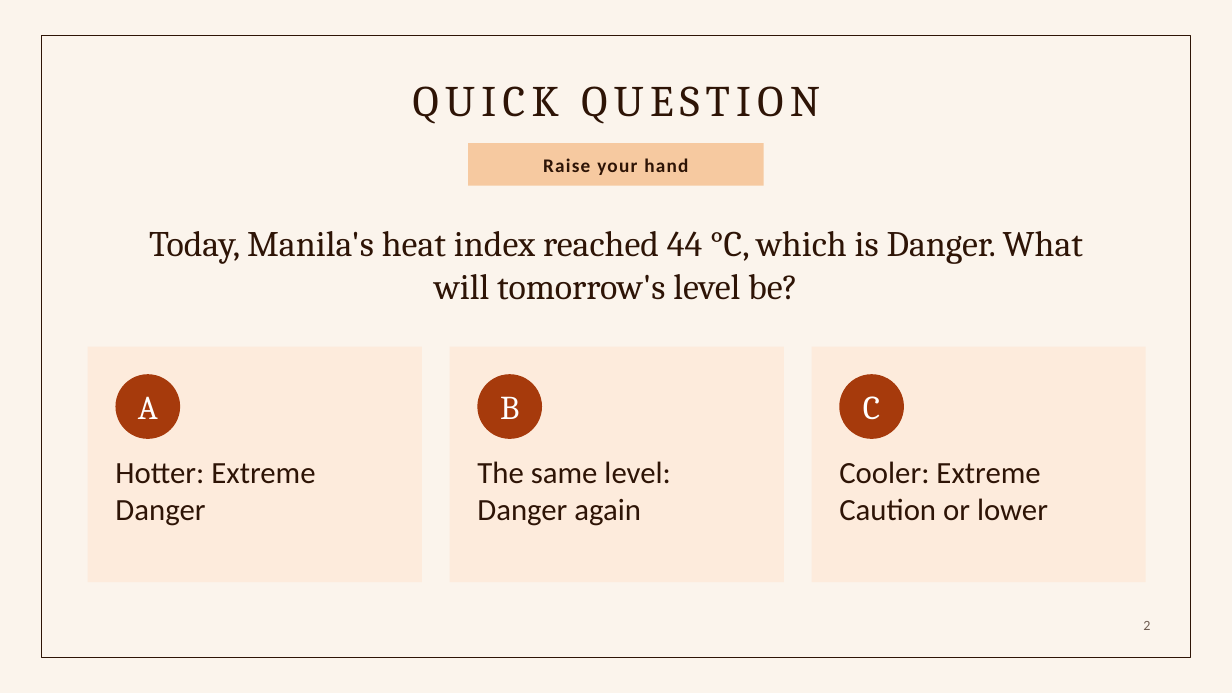
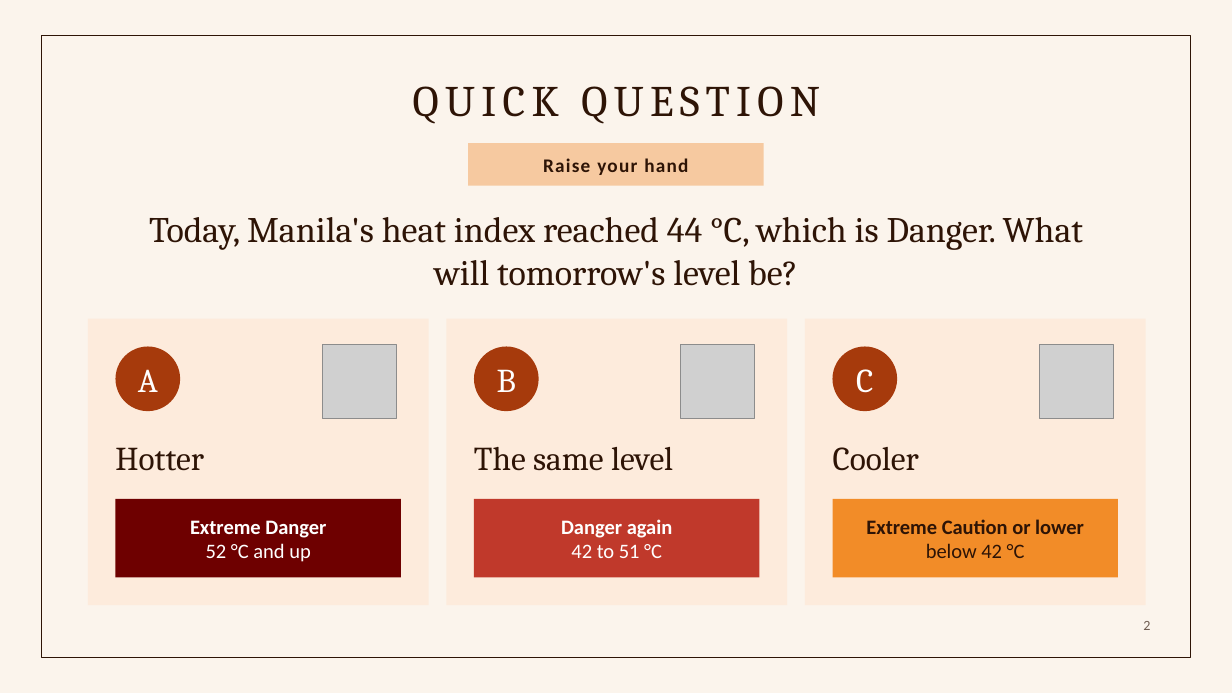
Before and after one commit to keyyum/heatcast-ncr-simple, a slide deck: slide 2 of presentation/HeatCast_NCR_Presentation.pptx. Drawn at 1232x693 pixels with LibreOffice and Linux fonts; fonts in the diff are those of the drawing; grey boxes stand for pictures. Boxes give left, top, right and bottom in pixels: in the first picture for what was removed or moved away, otherwise in the second. Text is boxed around its words. In the diff, an @@ line names an element or a change of style, - is before the commit and + after.

```diff
--- a/presentation/HeatCast_NCR_Presentation.pptx
+++ b/presentation/HeatCast_NCR_Presentation.pptx
@@ text "Today, Manila's heat index reached ...": place and size @@
-text "Today, Manila's heat index reached ..." at [149, 231, 1083, 300]
+text "Today, Manila's heat index reached ..." at [149, 217, 1083, 286]
@@ rectangle: place and size @@
-rectangle at [88, 347, 422, 582]
+rectangle at [88, 319, 429, 605]
@@ rectangle: place and size @@
-rectangle at [450, 347, 785, 582]
+rectangle at [446, 319, 787, 605]
@@ rectangle: place and size @@
-rectangle at [811, 347, 1146, 582]
+rectangle at [805, 319, 1146, 605]
@@ text "A": place and size @@
-text "A" at [138, 396, 158, 419]
+text "A" at [138, 369, 158, 392]
@@ ellipse: place and size @@
-ellipse at [116, 374, 180, 439]
+ellipse at [116, 347, 180, 411]
@@ picture added at [323, 345, 396, 419] @@
@@ picture added at [681, 345, 755, 419] @@
@@ 2 texts, 2 ellipses: place and size @@
-2 texts, 2 ellipses at [478, 374, 904, 439]
+2 texts, 2 ellipses at [474, 347, 897, 411]
@@ picture added at [1040, 345, 1114, 419] @@
@@ text "Hotter" at [115, 447, 204, 471]: vertical alignment top to middle @@
@@ text at [115, 447, 204, 471]: text changed; size 24 to 26 pt; font Calibri to Cambria @@
-Hotter: Extreme Danger
+Hotter
@@ text at [474, 447, 673, 471]: text changed; size 24 to 26 pt; font Calibri to Cambria @@
-The same level: Danger again
+The same level
@@ text "The same level" at [474, 447, 673, 471]: vertical alignment top to middle @@
@@ text added at [833, 447, 919, 471], 26 pt, text #2E1406 @@
+Cooler
@@ rectangle added at [116, 499, 401, 578], fill #6E0000, 16 pt, text #FFFFFF, bold @@
+Extreme Danger
+52 °C and up
@@ rectangle added at [474, 499, 760, 578], fill #C0392B, 16 pt, text #FFFFFF, bold @@
+Danger again
+42 to 51 °C
@@ rectangle "Extreme Caution or lower": place and size @@
-rectangle "Extreme Caution or lower" at [839, 461, 1048, 521]
+rectangle "Extreme Caution or lower" at [833, 499, 1118, 578]
@@ rectangle "Extreme Caution or lower" at [833, 499, 1118, 578]: vertical alignment top to middle; fill none to #F28C28 @@
@@ text in rectangle at [866, 519, 1084, 558]: text changed; size 24 to 16 pt; bold on @@
-Cooler: Extreme Caution or lower
+Extreme Caution or lower
+below 42 °C
```
Also in this commit, not shown: 5 other slides changed, 13 other files.
